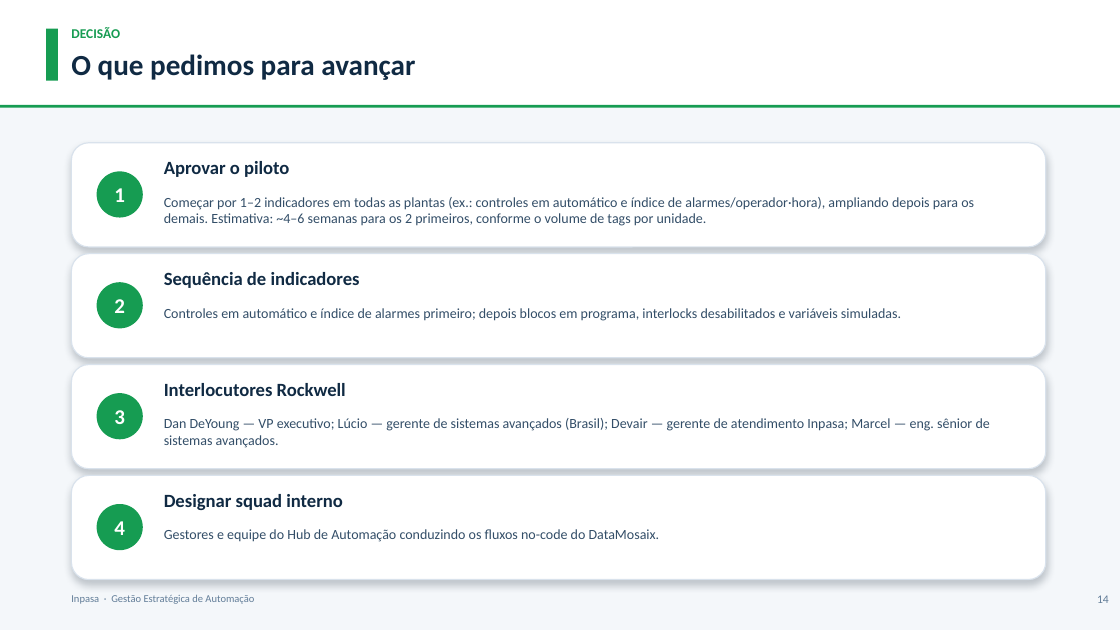
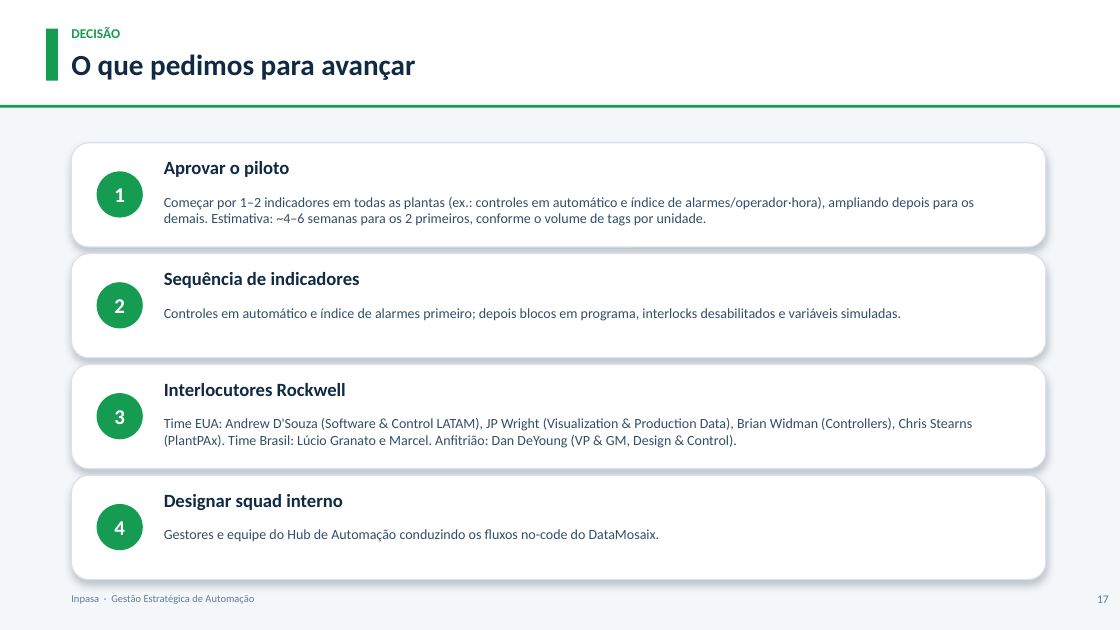
Before and after one commit to ItielGoncalves/ICG2025, a slide deck: slide 17 of 2026.06.28 - MULTI - DataOps na Prática IA a Serviço da Alta Gestão v02.pptx (slide 14 before the commit). Drawn at 1120x630 pixels with LibreOffice and Linux fonts; fonts in the diff are those of the drawing. Boxes give left, top, right and bottom in pixels: in the first picture for what was removed or moved away, otherwise in the second. Text is boxed around its words. In the diff, an @@ line names an element or a change of style, - is before the commit and + after.

```diff
--- a/2026.06.28 - MULTI - DataOps na Prática IA a Serviço da Alta Gestão v02.pptx
+++ b/2026.06.28 - MULTI - DataOps na Prática IA a Serviço da Alta Gestão v02.pptx
@@ text at <box>164,418,972,448</box>: text changed @@
-Dan DeYoung — VP executivo; Lúcio — gerente de sistemas avançados (Brasil); Devair — gerente de atendimento Inpasa; Marcel — eng. sênior de sistemas avançados.
+Time EUA: Andrew D'Souza (Software & Control LATAM), JP Wright (Visualization & Production Data), Brian Widman (Controllers), Chris Stearns (PlantPAx). Time Brasil: Lúcio Granato e Marcel. Anfitrião: Dan DeYoung (VP & GM, Design & Control).
@@ text at <box>1097,595,1109,603</box>: text changed @@
-14
+17
```
Also in this commit, not shown: 13 other slides changed, 3 slides added, 9 other files.
